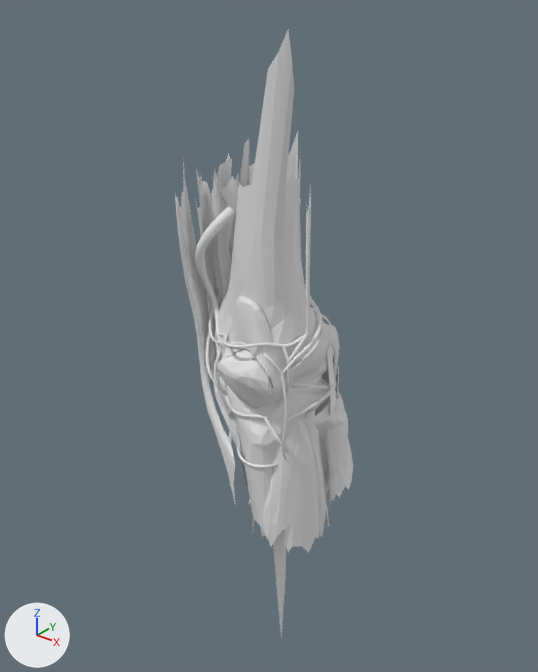
The glTF model public/model/detail/knee-left.glb as it was, and as the next commit left it.
Camera for both pictures: a 50 mm lens placed at (0.335, -0.307, 0.676), pointed at (0.067, 0.029, 0.468). The lights are fixed; the arrows at lower left show +X, +Y and +Z. The older version comes first. Where no turn or scale is listed for an object, it has been applied to the vertices.

Names of what the first picture shows: 'arteries', 'bones', 'ligaments', 'muscles', 'veins'.
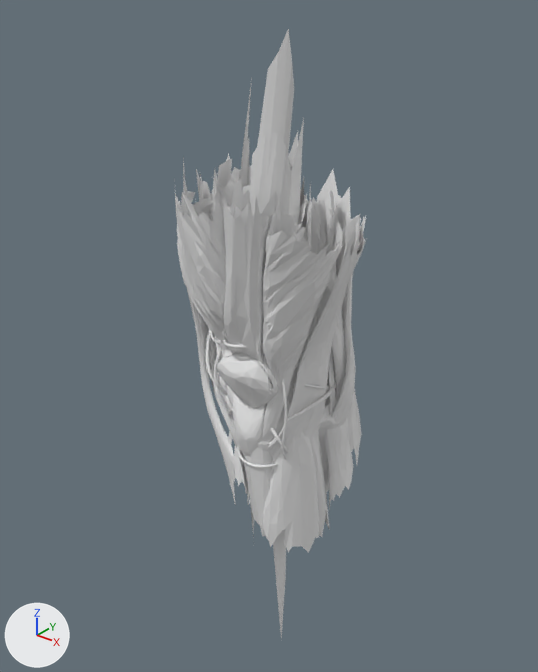
Where the newer file only moved an object's origin or applied its transform, the numbers keep the older frame.

Edits to the bpy script that builds the scene:
```text
Change me_muscles:
    used by ob_muscles; location = (0.0719, 0.0227, 0.4532)
    remove me_muscles.from_pydata(...)  # 3069 vertices, 5709 faces; spans x -0.054..0.054, y -0.043..0.043, z -0.143..0.143
    add me_muscles.from_pydata(...)  # 7445 vertices, 13989 faces; spans x -0.054..0.074, y -0.064..0.066, z -0.143..0.177
    me_muscles part 1: a new loose piece of 616 vertices spanning x 0.013..0.068, y -0.054..0.004, z -0.057..0.127
    me_muscles part 2: a new loose piece of 522 vertices spanning x -0.036..0.02, y -0.064..-0.013, z -0.035..0.177
    me_muscles part 3: a new loose piece of 484 vertices spanning x -0.044..0.003, y -0.015..0.059, z -0.115..0.057
    me_muscles part 4: a new loose piece of 458 vertices spanning x -0.008..0.041, y -0.063..-0.021, z -0.06..0.129
    me_muscles part 5: a new loose piece of 457 vertices spanning x -0.008..0.045, y -0.003..0.066, z -0.114..0.048
    me_muscles part 6: a new loose piece of 399 vertices spanning x 0.005..0.047, y -0.055..-0.015, z -0.033..0.159
    me_muscles part 7: a new loose piece of 318 vertices spanning x 0.009..0.046, y -0.005..0.027, z -0.047..0.133
    me_muscles part 8: 31 vertices moved within x -0.053..0.04, y -0.031..0.025, z -0.089..0.082; 92 vertices removed from x -0.044..0.044, y -0.04..0.028, z -0.092..0.101; 1214 vertices added at x -0.054..0.074, y -0.042..0.047, z -0.096..0.119
```

Pixel boxes (x1, y1, x2, y2) of what changed, in the pictures (538 x 672 px):
'muscles', reshaped
    before: (175, 153, 354, 553)
    after: (174, 78, 367, 553)
part 1 of me_muscles, added
    after: (258, 179, 348, 449)
part 2 of me_muscles, added
    after: (174, 78, 252, 401)
part 3 of me_muscles, added
    after: (234, 446, 249, 502)
part 4 of me_muscles, added
    after: (223, 197, 269, 458)
part 5 of me_muscles, added (mostly hidden)
    after: (315, 315, 362, 464)
part 6 of me_muscles, added
    after: (229, 118, 308, 415)
part 7 of me_muscles, added
    after: (291, 170, 346, 405)
part 8 of me_muscles, built on
    before: (181, 209, 346, 494)
    after: (178, 169, 367, 512)
'bones', unchanged, covered by the edit
    before: (215, 29, 346, 637)
    after: (217, 29, 344, 637)
'arteries', unchanged, covered by the edit
    before: (195, 173, 336, 453)
    after: (206, 173, 329, 453)
'ligaments', unchanged, covered by the edit
    before: (221, 296, 339, 429)
    after: (221, 346, 337, 426)
